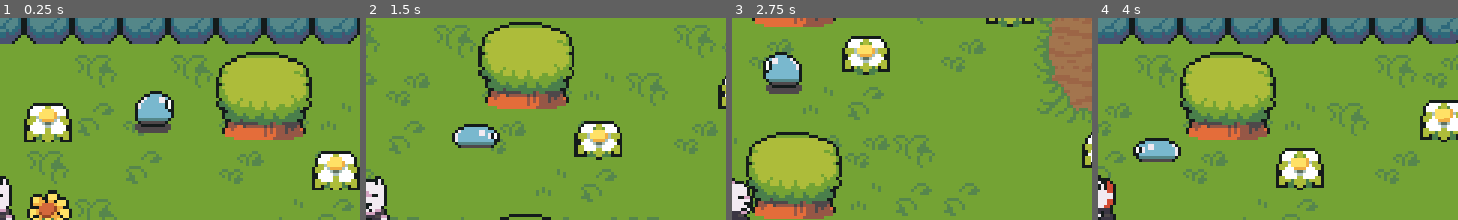
Above: before the commit, frames 1-4 (left to right).
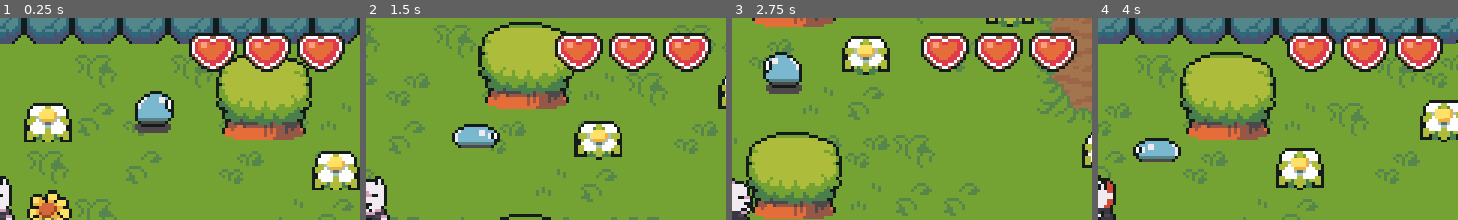
Above: after the commit, the same moments.

Repository: helderscrolls/magic-doggo
Game: Godot game, scene res://scenes/world.tscn
Same seed, same stepped clock (60 frames per second), same inputs: the game is played once before the commit and once after it.
Inputs:
- Up to frame 1 (0.25 s): no input
- Up to frame 2 (1.5 s): hold Right (ui_right) 0.53-1.28 s; hold Down (ui_down) from 1.28 s (still down)
- Up to frame 3 (2.75 s): release Down (ui_down) at 2.03 s; hold Right (ui_right) from 2.03 s (still down)
- Up to frame 4 (4 s): release Right (ui_right) at 2.78 s; hold Up (ui_up) 2.78-3.53 s; hold Left (ui_left) from 3.53 s (still down)
The pictures show only the part of the screen within x 50-100%, y 0-50%; the shares and areas given below are measured in that part.

The runs differ from the first frame. In frame 1, 6.1% of the frame differs, in the area x 52-96%, y 7-27%; in frame 2, 6.2%; in frame 3, 6.3%; in frame 4, 6.2%.

Commit message:
feat(health): add hearts HUD and canvas layer

Diff:
--- /dev/null
+++ b/scenes/heart_hud.tscn
@@ -0,0 +1,16 @@
+[gd_scene load_steps=2 format=3 uid="uid://b3wtbxa1vbgui"]
+
+[ext_resource type="Texture2D" uid="uid://dxjd1mb4xfe1j" path="res://assets/sprites/Heart.png" id="1_2gu2d"]
+
+[node name="Heart HUD" type="Panel"]
+self_modulate = Color(1, 1, 1, 0)
+custom_minimum_size = Vector2(16, 13)
+offset_right = 16.0
+offset_bottom = 13.0
+
+[node name="Sprite2D" type="Sprite2D" parent="."]
+position = Vector2(0, -2)
+texture = ExtResource("1_2gu2d")
+centered = false
+hframes = 5
+frame = 4
--- /dev/null
+++ b/scenes/hearts_container.tscn
@@ -0,0 +1,17 @@
+[gd_scene load_steps=2 format=3 uid="uid://bj4hw22w61f82"]
+
+[ext_resource type="PackedScene" uid="uid://b3wtbxa1vbgui" path="res://scenes/heart_hud.tscn" id="1_ctx7p"]
+
+[node name="Hearts Container" type="HBoxContainer"]
+offset_right = 40.0
+offset_bottom = 40.0
+theme_override_constants/separation = 2
+
+[node name="Heart HUD" parent="." instance=ExtResource("1_ctx7p")]
+layout_mode = 2
+
+[node name="Heart HUD2" parent="." instance=ExtResource("1_ctx7p")]
+layout_mode = 2
+
+[node name="Heart HUD3" parent="." instance=ExtResource("1_ctx7p")]
+layout_mode = 2
--- a/scenes/world.tscn
+++ b/scenes/world.tscn
@@ -6,6 +6,7 @@
 [ext_resource type="Texture2D" uid="uid://cj7kt0jxct2at" path="res://assets/sprites/AnimatedWhiteFlower.png" id="3_hgiak"]
 [ext_resource type="Script" path="res://scripts/follow_camera.gd" id="5_vifo5"]
 [ext_resource type="PackedScene" uid="uid://ghksv31f2ew1" path="res://scenes/slime.tscn" id="6_km1kr"]
+[ext_resource type="PackedScene" uid="uid://bj4hw22w61f82" path="res://scenes/hearts_container.tscn" id="7_lmq3n"]
 
 [sub_resource type="TileSetAtlasSource" id="TileSetAtlasSource_c3omh"]
 texture = ExtResource("2_gbiac")
@@ -1969,3 +1970,15 @@
 
 [node name="Marker2D" type="Marker2D" parent="Slimes/Slime3"]
 position = Vector2(0, 32)
+
+[node name="CanvasLayer" type="CanvasLayer" parent="."]
+offset = Vector2(-5, 5)
+transform = Transform2D(1, 0, 0, 1, -5, 5)
+
+[node name="Hearts Container" parent="CanvasLayer" instance=ExtResource("7_lmq3n")]
+anchors_preset = 1
+anchor_left = 1.0
+anchor_right = 1.0
+offset_left = -52.0
+offset_right = 0.0
+grow_horizontal = 0
Binary file added: assets/sprites/Heart.png
Not shown, added: assets/sprites/Heart.png.import
Not shown: 1 places in scenes/world.tscn that only renumber resources
